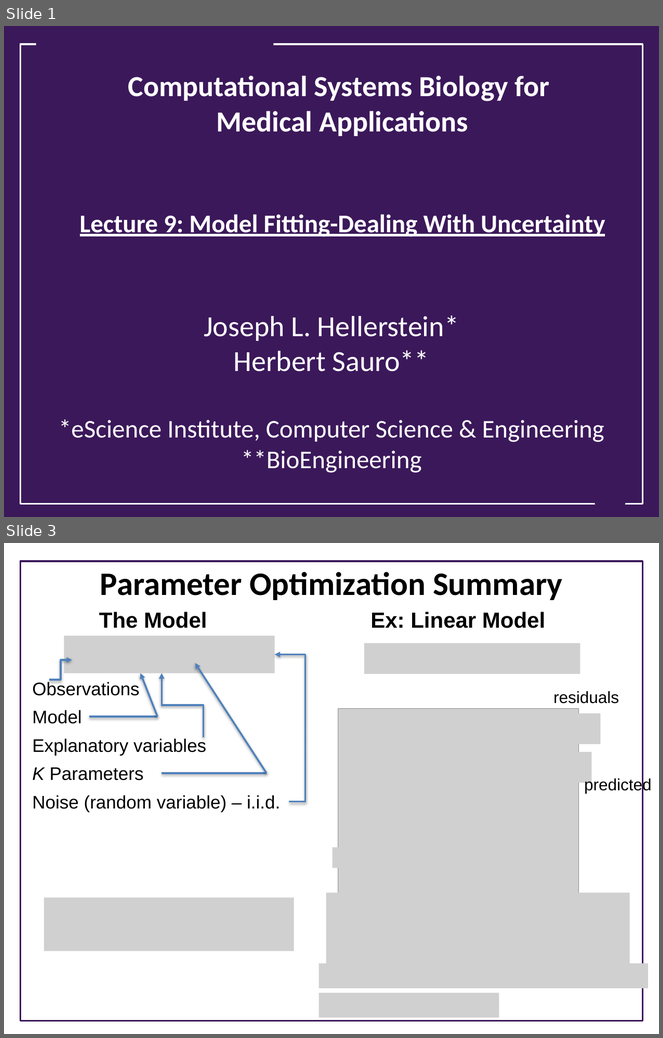
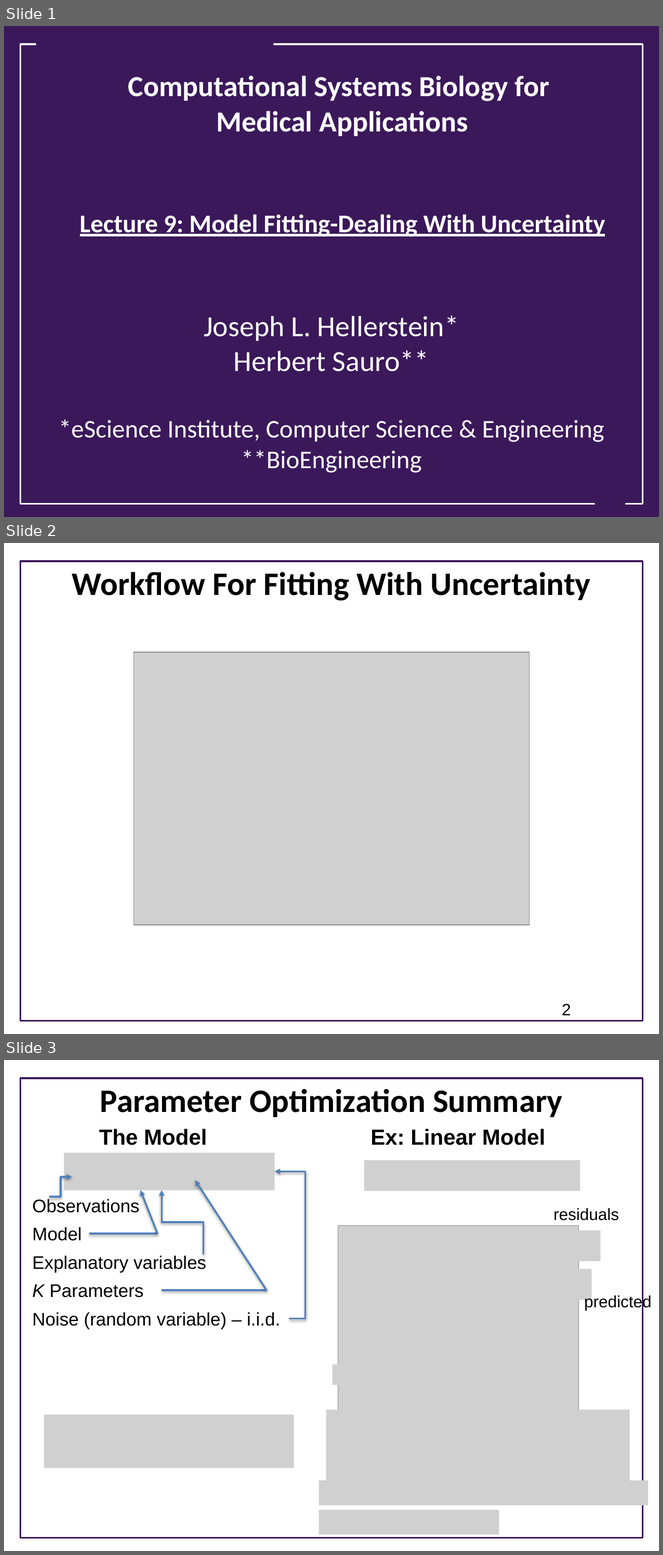
Before and after one commit to ModelEngineering/advancing-biomedical-models, a slide deck: lecture_12/crossvalidation/12_Model_Fitting_Dealing_With_Uncertainty.pptx. Shown one above the other, each under a label of ours: slides 1 and 3 before the commit, slides 1, 2 and 3 after it; the slides between them are not shown. The pictures are 663x1038 and 663x1555 pixels, drawn with LibreOffice and Linux fonts; fonts in the diff are those of the drawing; grey boxes stand for pictures; background and template pictures are left out. Boxes give left, top, right and bottom in pixels: in the first picture for what was removed or moved away, otherwise in the second. Text is boxed around its words. In the diff, an @@ line names an element or a change of style, - is before the commit and + after.

```diff
--- a/lecture_12/crossvalidation/12_Model_Fitting_Dealing_With_Uncertainty.pptx
+++ b/lecture_12/crossvalidation/12_Model_Fitting_Dealing_With_Uncertainty.pptx
@@ slide 2 added at (4, 543, 659, 1034), background #FFFFFF; not listed: 1 template element that a slide beside it also shows @@
@@ title added at (72, 572, 591, 601), 36 pt, text #000000, bold @@
+Workflow For Fitting With Uncertainty
@@ picture added at (133, 652, 530, 926) @@
@@ page number added at (562, 1004, 571, 1016), 18 pt, text #000000 @@
+2
```
Also in this commit, not shown: 1 other slide added, 10 slides removed.
